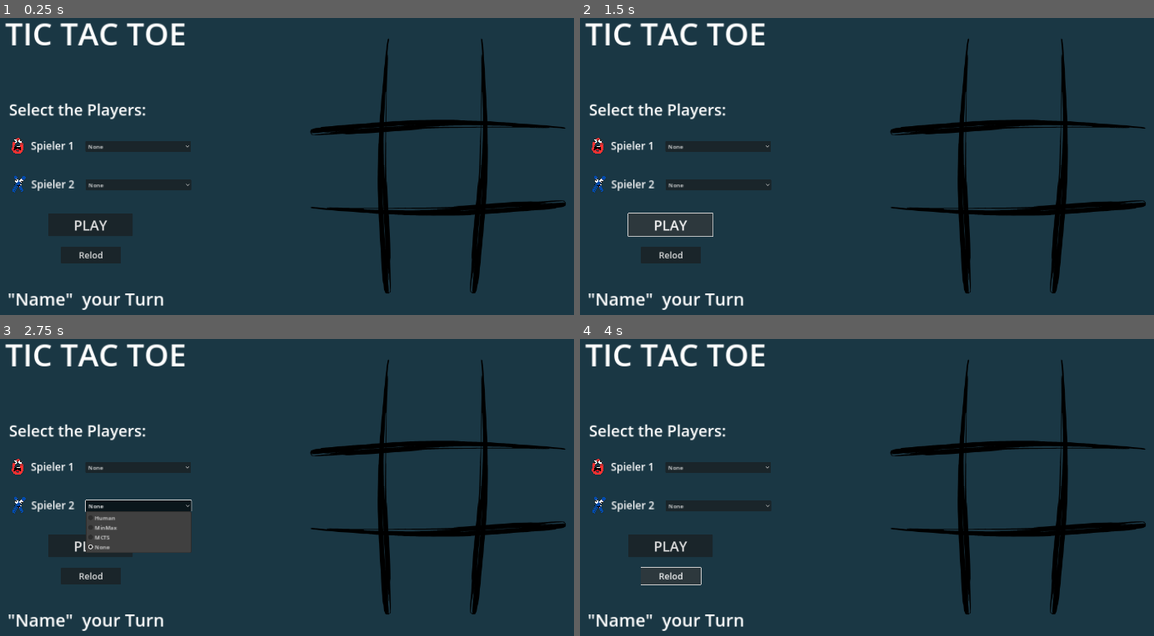
Above: before the commit, frames 1-4 (two rows, left to right).
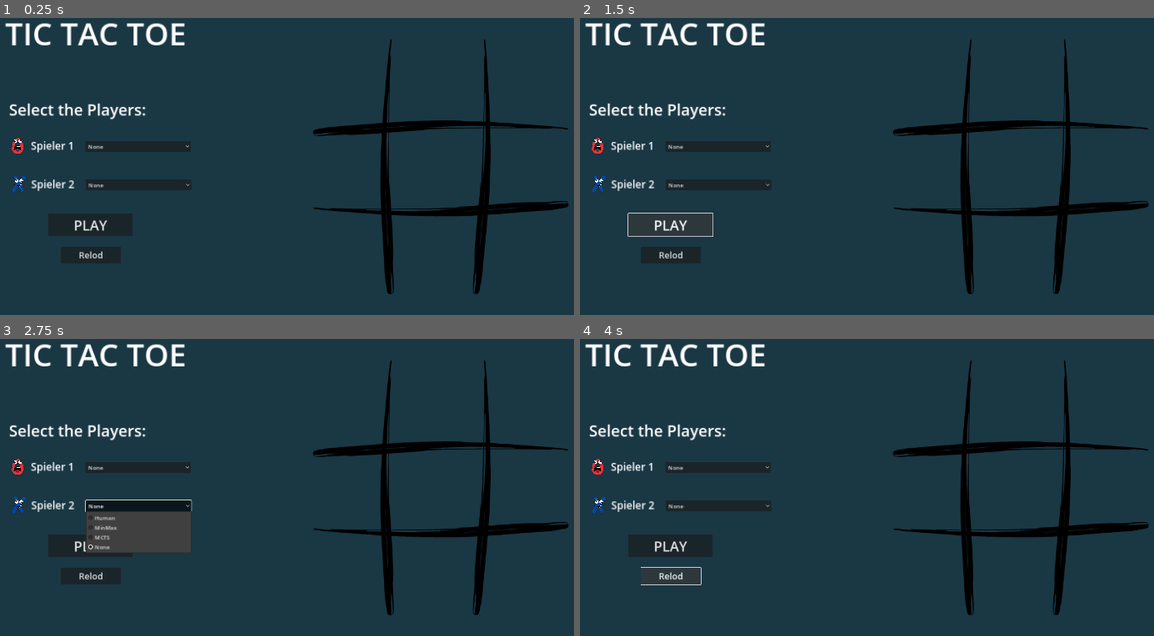
Above: after the commit, the same moments.

Repository: TobiSA0/Tic-Tac_Toe_GAI_CA2
Game: Godot game, scene res://Scenes/main_scene.tscn
Two runs of this game, one before a commit and one after it. Both use one fixed random seed, a clock stepped at 60 frames per second and the inputs below.
Inputs:
- Up to frame 1 (0.25 s): no input
- Up to frame 2 (1.5 s): click "PLAY" at 0.5 s; click "PLAY" at 1.25 s
- Up to frame 3 (2.75 s): click "None" at 2 s
- Up to frame 4 (4 s): click "None" at 2.75 s; click "Relod" at 3.5 s

The runs differ from the first frame. In frame 1, 2.9% of the frame differs, in the area x 1-100%, y 7-99%; in frame 2, 2.9%; in frame 3, 2.9%; in frame 4, 2.9%.
Error in both runs: Invalid call. Nonexistent function 'action' in base 'Nil'. (res://Skripts/Util_Skripts/player.gd:50)

Commit message:
Random Move-& VS chnages Min Maax

Diff:
--- a/tic-tac-toe_with_ki/Scenes/Tic-Tac_Toe_elements/field.tscn
+++ b/tic-tac-toe_with_ki/Scenes/Tic-Tac_Toe_elements/field.tscn
@@ -9,11 +9,11 @@
 script = ExtResource("1_1hhwq")
 
 [node name="Label" type="Label" parent="."]
-offset_left = -48.0
-offset_top = -37.0
-offset_right = 52.0
-offset_bottom = 32.0
-text = "%"
+offset_left = -93.0
+offset_top = -35.0
+offset_right = 95.0
+offset_bottom = 34.0
+text = "Draw"
 label_settings = SubResource("LabelSettings_illn2")
 horizontal_alignment = 1
 vertical_alignment = 1
--- a/tic-tac-toe_with_ki/Scenes/Tic-Tac_Toe_elements/play_field.tscn
+++ b/tic-tac-toe_with_ki/Scenes/Tic-Tac_Toe_elements/play_field.tscn
@@ -8,34 +8,35 @@
 script = ExtResource("1_r1nbu")
 
 [node name="Sprite2D" type="Sprite2D" parent="."]
+position = Vector2(8, 2)
 scale = Vector2(1.492, 1.492)
 texture = ExtResource("1_7ep7a")
 
 [node name="Field_Points" type="Node2D" parent="."]
 
 [node name="Field" parent="Field_Points" instance=ExtResource("2_vld80")]
-position = Vector2(-273, -240)
+position = Vector2(-264, -211)
 
 [node name="Field2" parent="Field_Points" instance=ExtResource("2_vld80")]
-position = Vector2(-5, -235)
+position = Vector2(-1, -215)
 
 [node name="Field3" parent="Field_Points" instance=ExtResource("2_vld80")]
-position = Vector2(227, -231)
+position = Vector2(256, -216)
 
 [node name="Field4" parent="Field_Points" instance=ExtResource("2_vld80")]
-position = Vector2(-284, 7)
+position = Vector2(-269, 7)
 
 [node name="Field5" parent="Field_Points" instance=ExtResource("2_vld80")]
-position = Vector2(-2, 7)
+position = Vector2(-2, 9)
 
 [node name="Field6" parent="Field_Points" instance=ExtResource("2_vld80")]
-position = Vector2(258, 7)
+position = Vector2(256, 12)
 
 [node name="Field7" parent="Field_Points" instance=ExtResource("2_vld80")]
-position = Vector2(-291, 256)
+position = Vector2(-270, 256)
 
 [node name="Field8" parent="Field_Points" instance=ExtResource("2_vld80")]
-position = Vector2(-8, 259)
+position = Vector2(-1, 258)
 
 [node name="Field9" parent="Field_Points" instance=ExtResource("2_vld80")]
-position = Vector2(255, 269)
+position = Vector2(259, 268)
--- a/tic-tac-toe_with_ki/Scenes/UI/hud.tscn
+++ b/tic-tac-toe_with_ki/Scenes/UI/hud.tscn
@@ -103,13 +103,14 @@
 
 [node name="Ingame_text" type="Label" parent="."]
 layout_mode = 0
-offset_left = 134.0
+offset_left = 109.0
 offset_top = 902.0
-offset_right = 696.0
+offset_right = 906.0
 offset_bottom = 974.0
-text = "\"Name\"  your Turn
+text = "Choose smales Score
 "
 label_settings = SubResource("LabelSettings_o0qag")
+horizontal_alignment = 1
 
 [node name="Choose_player_text" type="Label" parent="."]
 layout_mode = 0
--- a/tic-tac-toe_with_ki/Skripts/Min_Max_Algorithem/MinMiax.gd
+++ b/tic-tac-toe_with_ki/Skripts/Min_Max_Algorithem/MinMiax.gd
@@ -18,6 +18,7 @@
 var total_score = 0
 var steps_queue = []  # Warteschlange für die Schritte (Felder und Aktionen)
 var is_maximizing: bool = false
+var hud:HUD
 
 signal visualization_finished
 
@@ -25,6 +26,7 @@
 	timer = Timer.new()
 	timer.connect("timeout",Callable(self,"_on_timer_timeout"))
 	get_parent().add_child(timer)
+	hud = game_manager.game_hud
 	is_maximizing = (player_name == "Player1")
 
 
@@ -38,12 +40,19 @@
 
 func make_move():
 	# Maximierung oder Minimierung basierend auf dem Spieler
+
+	if is_maximizing:
+		hud.set_ingame_text("Hey i will choose the Biggest Score")
+	else:
+		hud.set_ingame_text("Hey i will choose the Smalest Score")
+
+
+
+
 	best_score = - INF if is_maximizing else INF  # Initialisiere besten Score
 	var best_move = null
-
-	# Warteschlange für Visualisierungsschritte leeren
+	# arteschlange für Visualisierungsschritte leeren
 	steps_queue.clear()
-
 	# Iteriere über alle Felder
 	for field in playfield.get_list_of_fields():
 		if field.get_content() == "":  # Nur leere Felder prüfen
@@ -69,9 +78,11 @@
 
 			# Schritte zur Visualisierung hinzufügen
 			steps_queue.append({"field": field, "action": "highlight"})
-			field.set_score(get_probability_for_field(field))
+			#field.set_score(get_probability_for_field(field))
 			steps_queue.append({"field": field, "action": "reset"})
 
+
+	hud.show_ingame_text()
 	# Starte die Visualisierung
 	if best_move != null:
 		best_field = best_move
@@ -91,14 +102,14 @@
 	if result != null:
 		if is_maximizing:
 			if result == player_name:
-				return 10 - depth
+				return depth
 			elif result != "draw":
 				return depth - 10
 			else:
 				return 0
 		else:
 			if result == player_name:
-				return depth - 10
+				return depth - 5
 			elif result != "draw":
 				return 10 - depth
 			else:
@@ -132,23 +143,32 @@
 	#print("Action called: is_in_progress =", is_in_progress, ", best_field =", best_field)
 	if not is_in_progress:
 		is_in_progress = true
-		#playfield.show_visualization()
-		best_field = await make_move()
+
+		if is_maximizing && game_manager.turn_counter == 1:
+			var random_field = randi()%9+1
+			var playfield = playfield.get_list_of_fields()
+			is_in_progress = false
+			return playfield[random_field]
+
+		else:
+
+			print("hello")
+			best_field = await make_move()
 
 	if timer_is_done:
 		is_in_progress = false
 		timer_is_done = false
 		playfield.hide_visualization()
 		field_scores = {}
-
+		hud.hide_ingame_test()
 		return best_field
 
-func calc_total_fields_score():
+func calc_total_fields_score():  # brauchen wir nicht mehr
 	total_score = 0
 	for score in field_scores.values():
 		total_score += abs(score)
 
-func get_probability_for_field(field: Field):
+func get_probability_for_field(field: Field): # brauchen wir nicht mehr
 	calc_total_fields_score()
 	# print("Field Score: ", field_scores[field])
 	var probability = float(field_scores[field])/total_score * 100 if total_score != 0 else 0
@@ -162,9 +182,10 @@
 		var action = step["action"]
 		var score = field.get_score()
 		if score == 0:
+			field.set_label("DRAW")
+		else:
 			field.set_label(str(score))
-		else:
-			field.set_label(str(score)) if is_maximizing else field.set_label(str(-score)) # show negative score when player is not maximizing because then lower score is better
+
 		field.show_label()
 		if action == "highlight":
 			if field == best_field:
--- a/tic-tac-toe_with_ki/Skripts/Util_Skripts/Game_Manager.gd
+++ b/tic-tac-toe_with_ki/Skripts/Util_Skripts/Game_Manager.gd
@@ -23,6 +23,7 @@
 func _ready() -> void:
 	game_hud.connect("button_pressed",Callable(self,"_on_button_pressed"))
 	game_hud.connect("reset_pressed",Callable(self,"_on_reset_pressed"))
+	game_hud.hide_ingame_test()
 
 
 # wenn jeweiliger button gedrückt dann arbeite damit  und führe aus was drin steht
--- a/tic-tac-toe_with_ki/Skripts/Util_Skripts/field.gd
+++ b/tic-tac-toe_with_ki/Skripts/Util_Skripts/field.gd
@@ -33,7 +33,7 @@
 		self.get_child(0).modulate = Color(1, 1, 1) # Zurücksetzen auf Standardfarbe
 
 func set_label(value:String):
-	label.text = value + "%"
+	label.text = value
 
 func get_label_text():
 	return label.text
